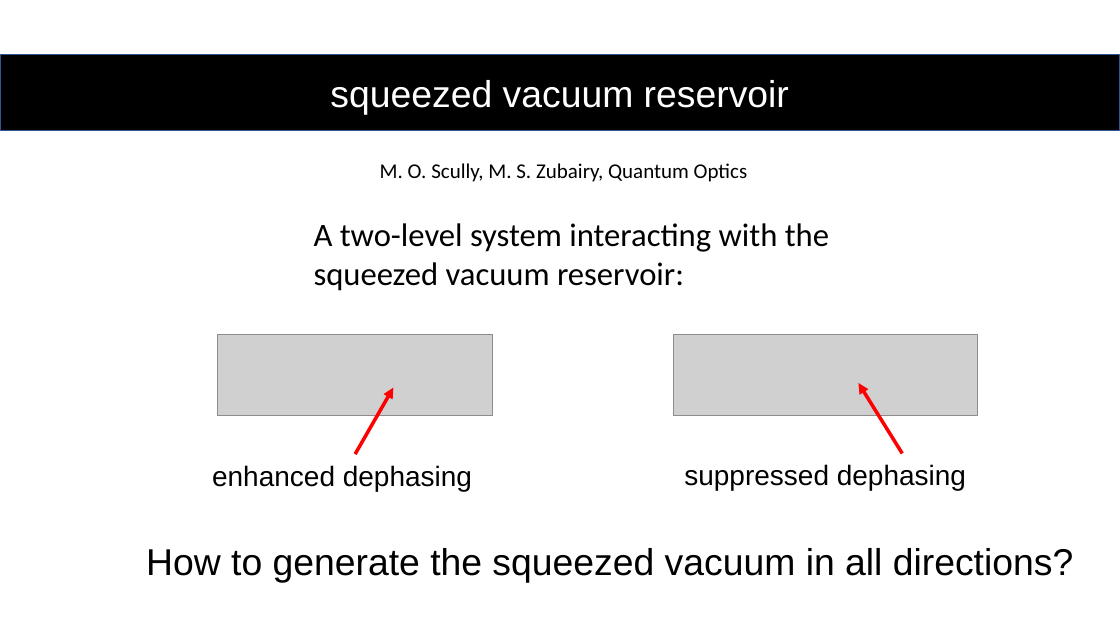
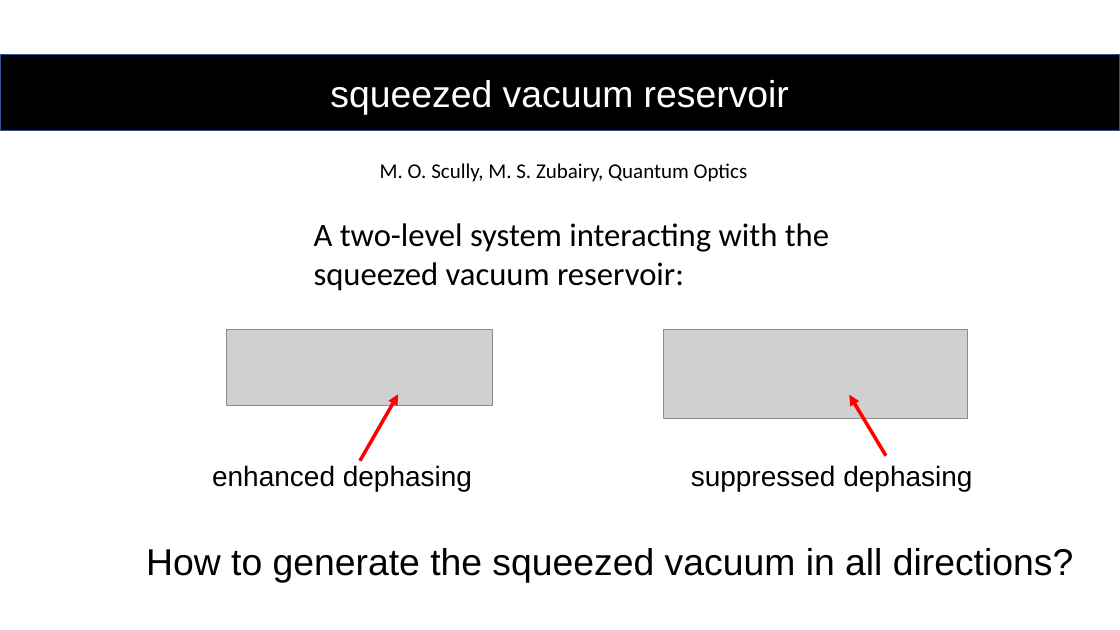
Before and after one commit to youjieyu888/circular-waveguide, a slide deck: slide 4 of Jieyu You.pptx. Drawn at 1120x630 pixels with LibreOffice and Linux fonts; fonts in the diff are those of the drawing; grey boxes stand for pictures. Boxes give left, top, right and bottom in pixels: in the first picture for what was removed or moved away, otherwise in the second. Text is boxed around its words. In the diff, an @@ line names an element or a change of style, - is before the commit and + after.

```diff
--- a/Jieyu You.pptx
+++ b/Jieyu You.pptx
@@ picture: place and size @@
-picture at <box>218,334,492,415</box>
+picture at <box>227,329,492,406</box>
@@ picture: place and size @@
-picture at <box>674,334,978,415</box>
+picture at <box>664,329,967,418</box>
@@ arrow moved from (355, 455) - (393, 387) to (360, 461) - (398, 394) @@
@@ arrow moved from (902, 454) - (859, 383) to (886, 456) - (849, 395) @@
@@ text "suppressed dephasing": place and size @@
-text "suppressed dephasing" at <box>684,464,966,490</box>
+text "suppressed dephasing" at <box>691,465,972,491</box>
```
Also in this commit, not shown: 3 other slides changed, 1 slide removed.
